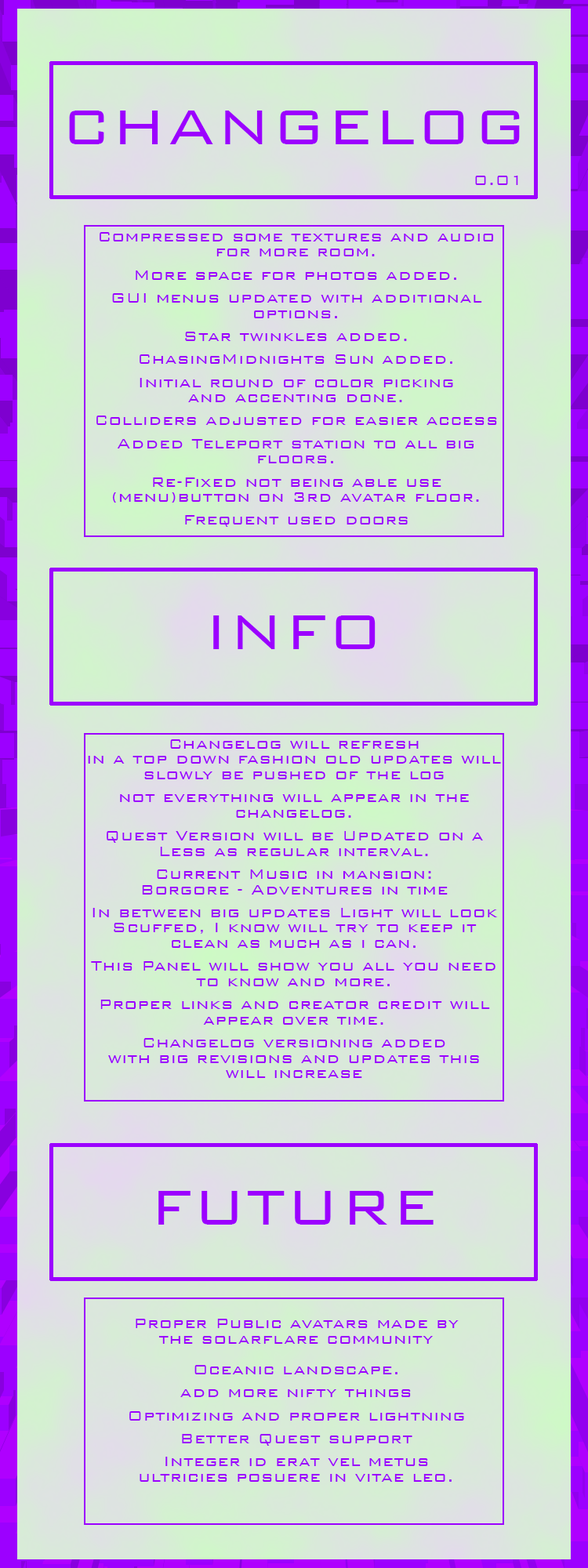
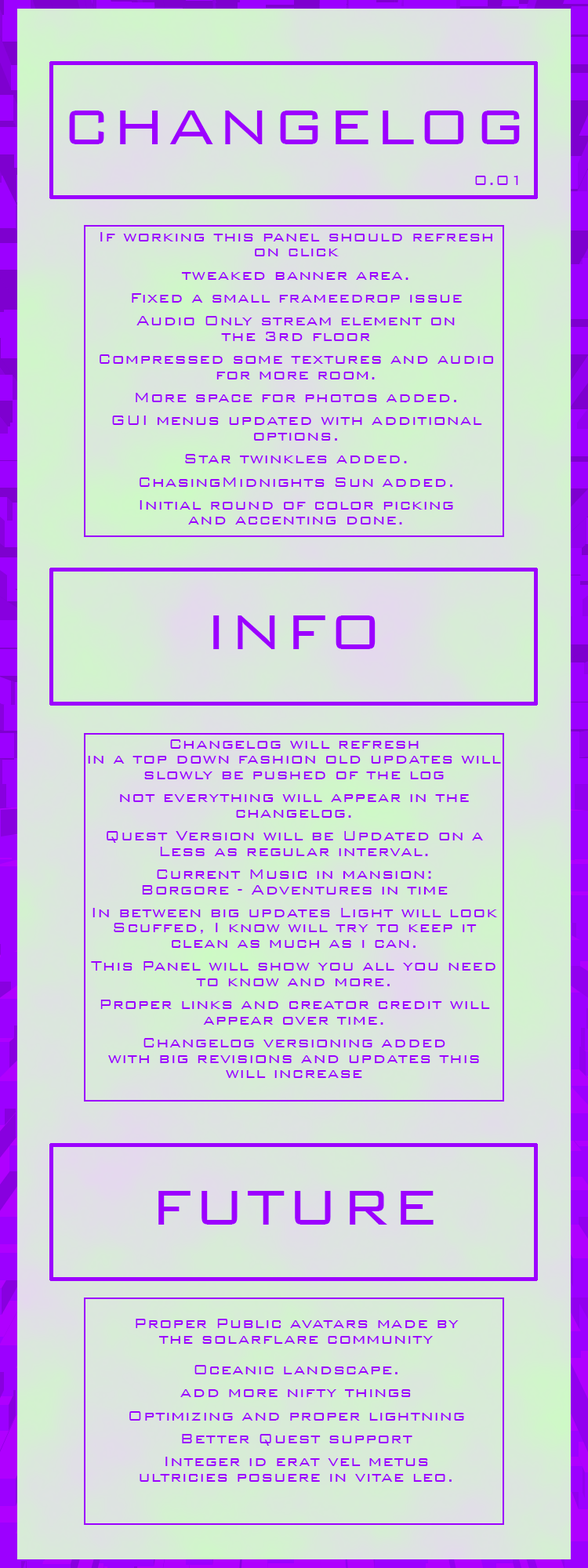
Layers edited between the first and the second 588x1568 image:
renamed "Compressed some textures and audio for more room. More spac" to "If working this panel should refresh on click tweaked bann", painted on it over [96, 232, 498, 527]
